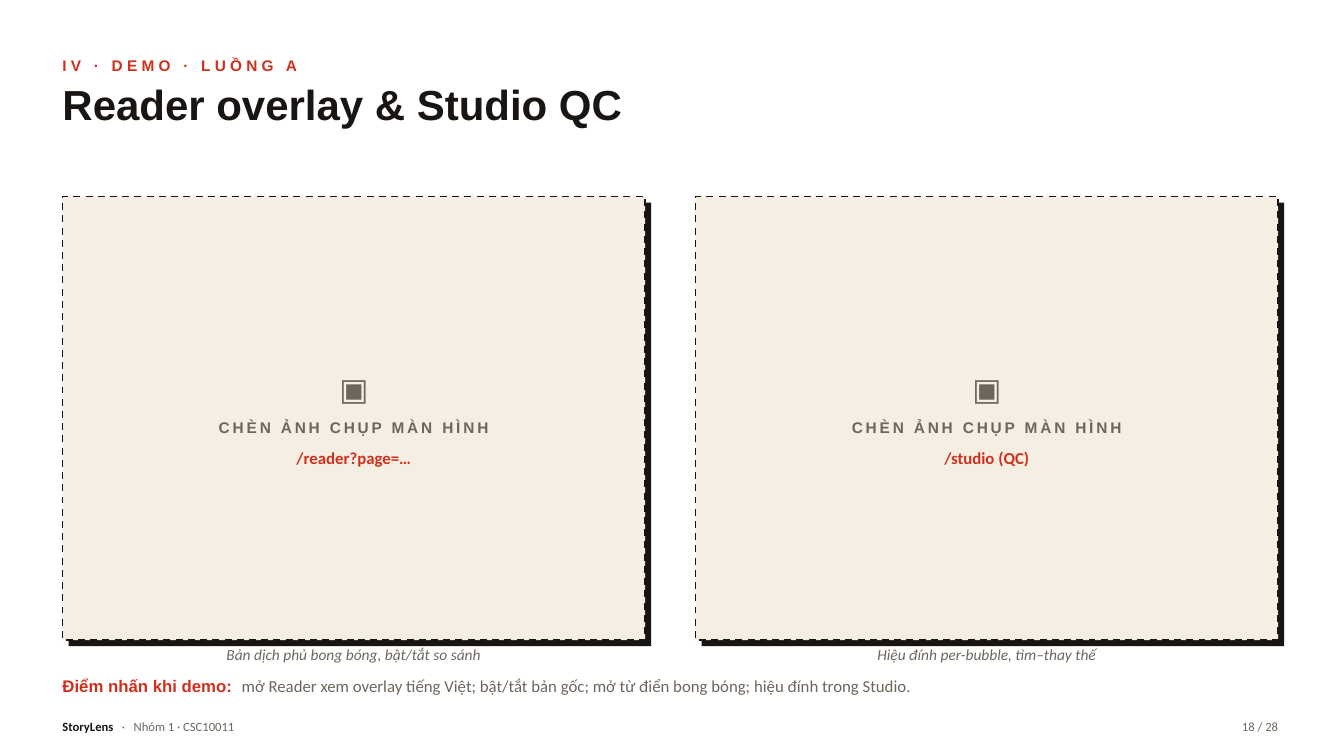
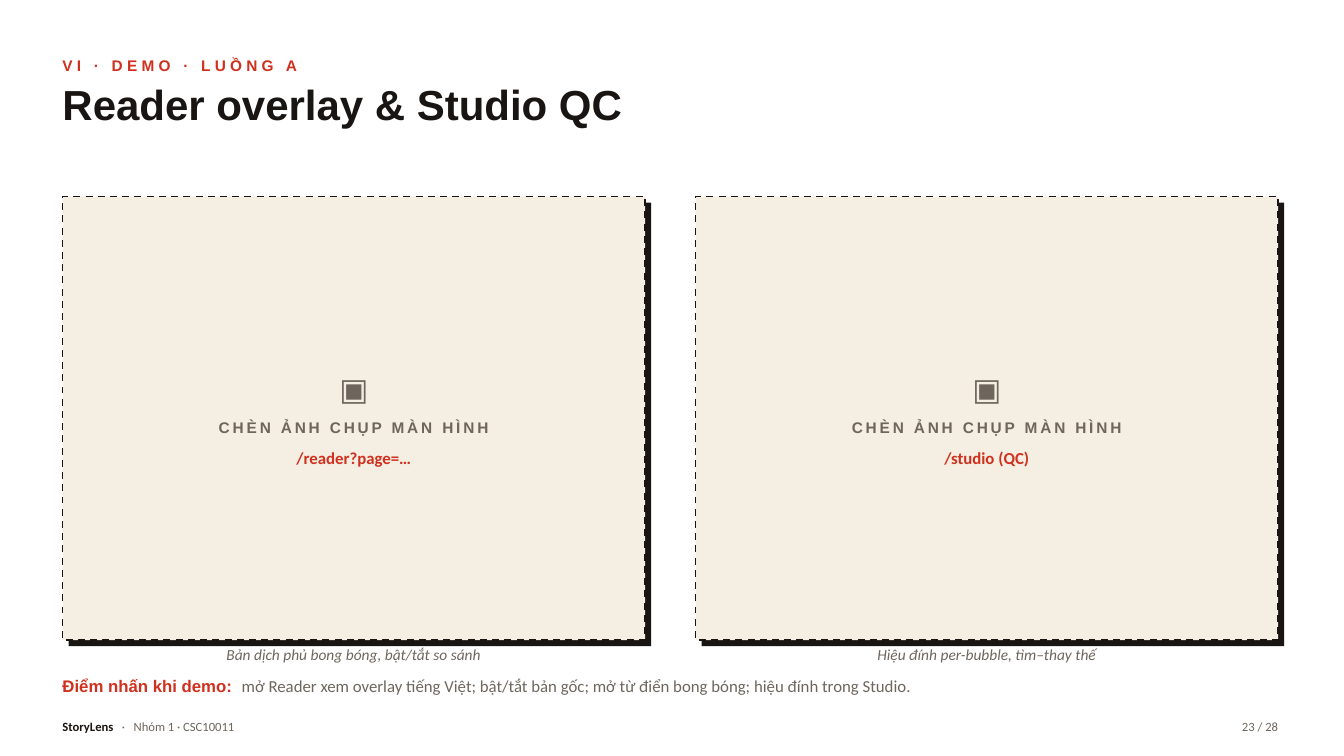
Before and after one commit to trungkiet2005/storylen, a slide deck: slide 23 of docs/presentation/StoryLens_Presentation.pptx (slide 18 before the commit). Drawn at 1344x756 pixels with LibreOffice and Linux fonts; fonts in the diff are those of the drawing. Boxes give left, top, right and bottom in pixels: in the first picture for what was removed or moved away, otherwise in the second. Text is boxed around its words. In the diff, an @@ line names an element or a change of style, - is before the commit and + after.

```diff
--- a/docs/presentation/StoryLens_Presentation.pptx
+++ b/docs/presentation/StoryLens_Presentation.pptx
@@ text at <box>62,59,297,71</box>: text changed @@
-IV · DEMO · LUỒNG A
+VI · DEMO · LUỒNG A
@@ text at <box>1242,722,1278,731</box>: text changed @@
-18 / 28
+23 / 28
```
Also in this commit, not shown: 22 other slides changed, 5 other files.
